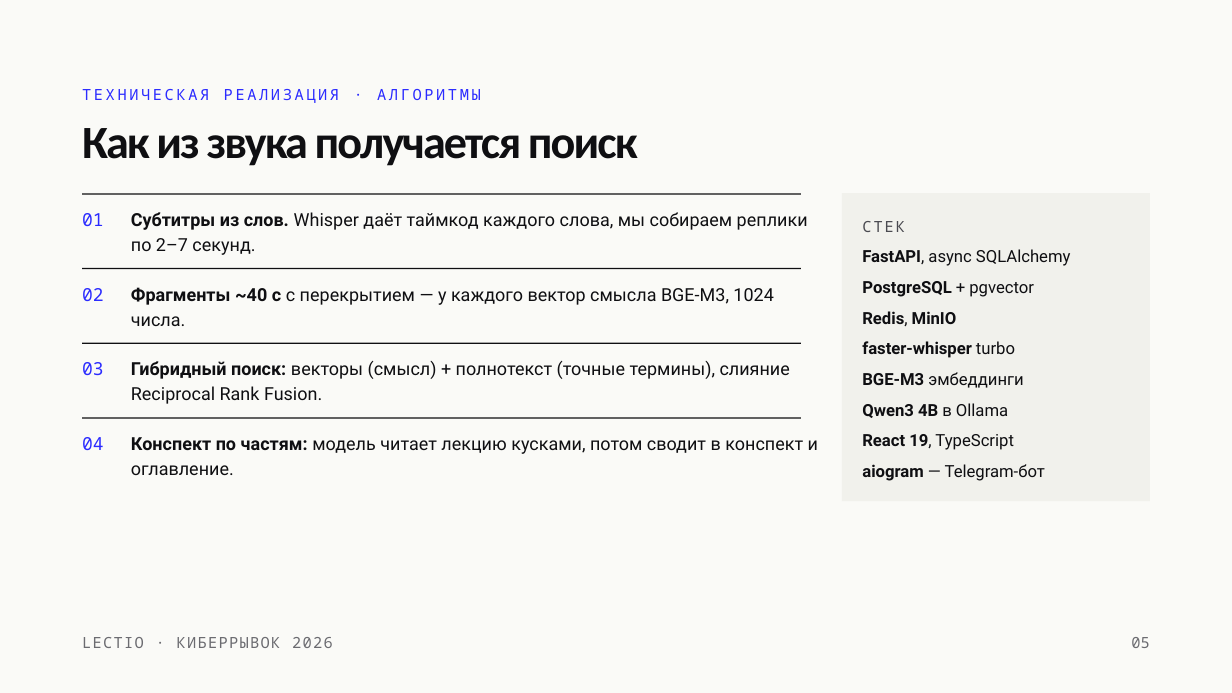
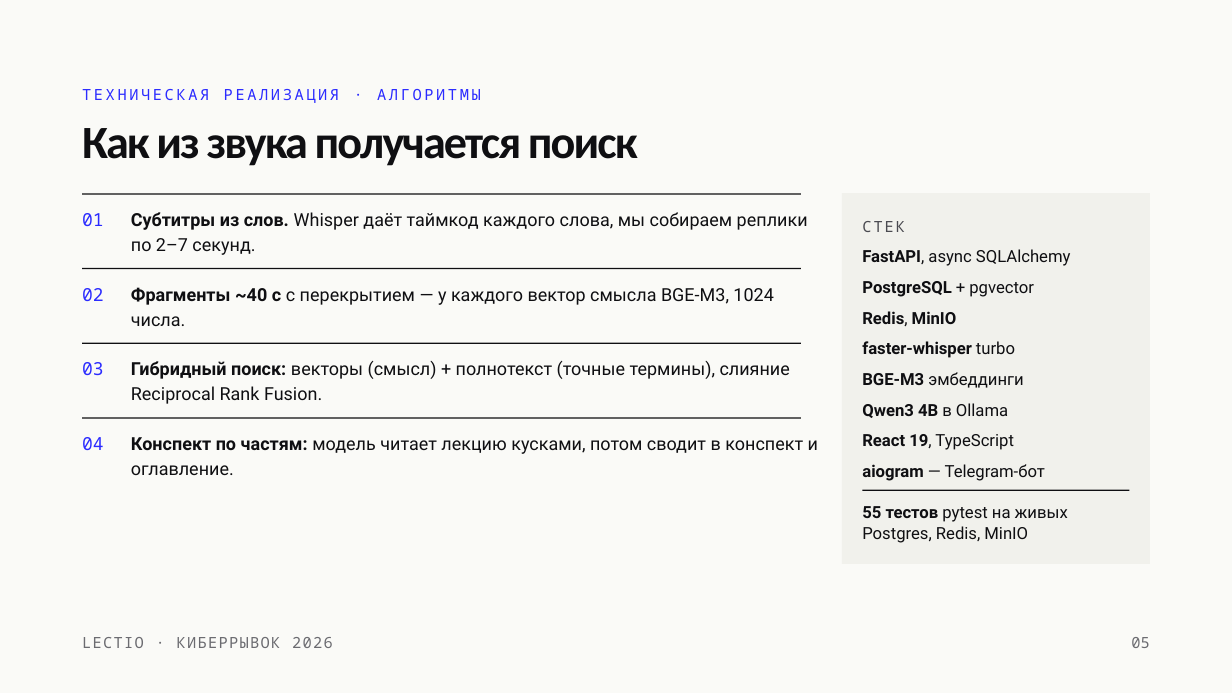
Before and after one commit to anxi0uz/lectio, a slide deck: slide 5 of Lectio — смысловой поиск по видеолекциям.pptx. Drawn at 1232x693 pixels with LibreOffice and Linux fonts; fonts in the diff are those of the drawing. Boxes give left, top, right and bottom in pixels: in the first picture for what was removed or moved away, otherwise in the second. Text is boxed around its words. In the diff, an @@ line names an element or a change of style, - is before the commit and + after.

```diff
--- a/Lectio — смысловой поиск по видеолекциям.pptx
+++ b/Lectio — смысловой поиск по видеолекциям.pptx
@@ rectangle: place and size @@
-rectangle at (842,193,1150,501)
+rectangle at (842,193,1150,564)
@@ line added from (862, 491) to (1129, 491), #0F0F12 1 pt @@
@@ text added at (862,506,1068,543), 13 pt, text #0F0F12 @@
+55 тестов pytest на живых Postgres, Redis, MinIO
```
Also in this commit, not shown: 3 other slides changed, 15 other files.
